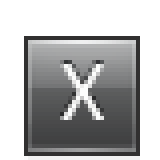
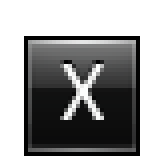
Before/after of a 160x160 layered artwork. What changed in the layer stack:
renamed "Pasted Layer #7" to "Pasted Layer #8", hid it, moved it above "Pasted Layer #5", painted on it over [24,36,140,160]
showed "Pasted Layer #6", painted on it over [24,36,140,156]
